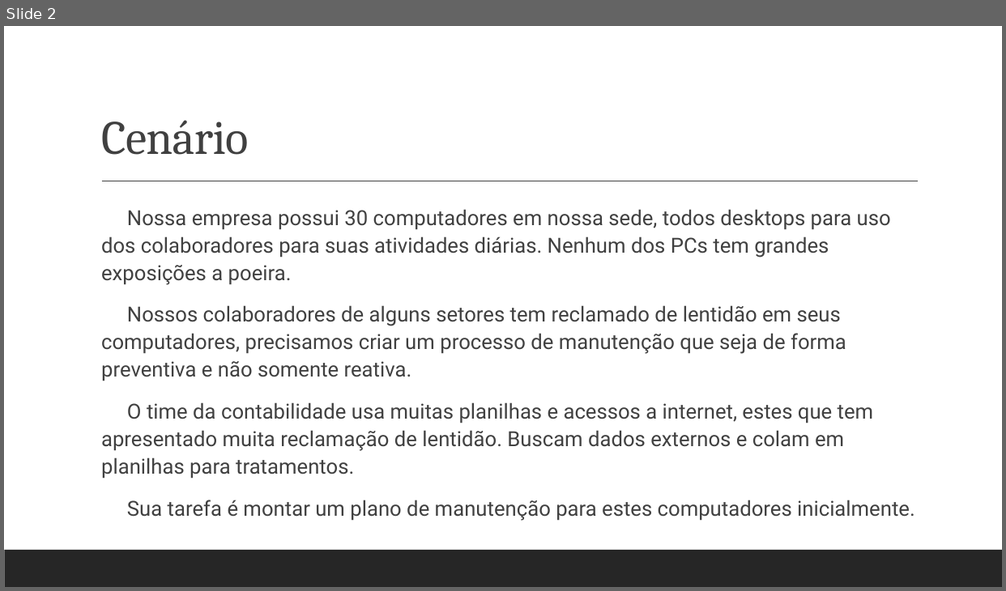
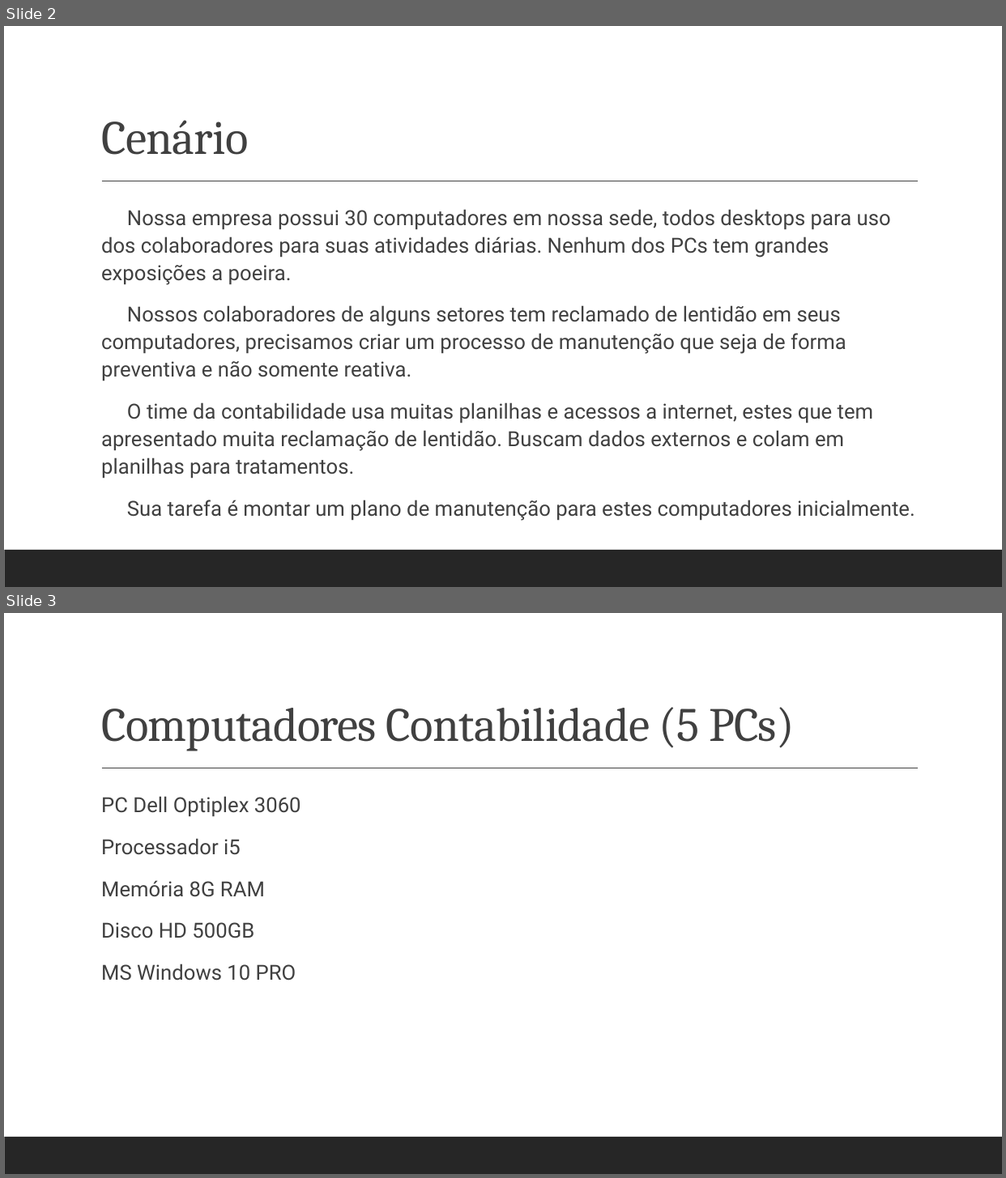
Before and after one commit to emersoninocente/uc03, a slide deck: aula15/Atividade_20240701.pptx. Shown one above the other, each under a label of ours: slide 2 before the commit, slides 2 and 3 after it. The pictures are 1006x591 and 1006x1178 pixels, drawn with LibreOffice and Linux fonts; fonts in the diff are those of the drawing. Boxes give left, top, right and bottom in pixels: in the first picture for what was removed or moved away, otherwise in the second. Text is boxed around its words. In the diff, an @@ line names an element or a change of style, - is before the commit and + after.

```diff
--- a/aula15/Atividade_20240701.pptx
+++ b/aula15/Atividade_20240701.pptx
@@ slide 3 added at [4, 613, 1002, 1174], background #FFFFFF; not listed: 2 template elements that a slide beside it also shows @@
@@ title added at [101, 707, 795, 752], 46 pt, text #404040 @@
+Computadores Contabilidade (5 PCs)
@@ text added at [101, 796, 301, 981], 20 pt, text #404040 @@
+  PC Dell Optiplex 3060
+  Processador i5
+  Memória 8G RAM
+  Disco HD 500GB
+  MS Windows 10 PRO
```
Also in this commit, not shown: 3 other slides added, 1 other file.
